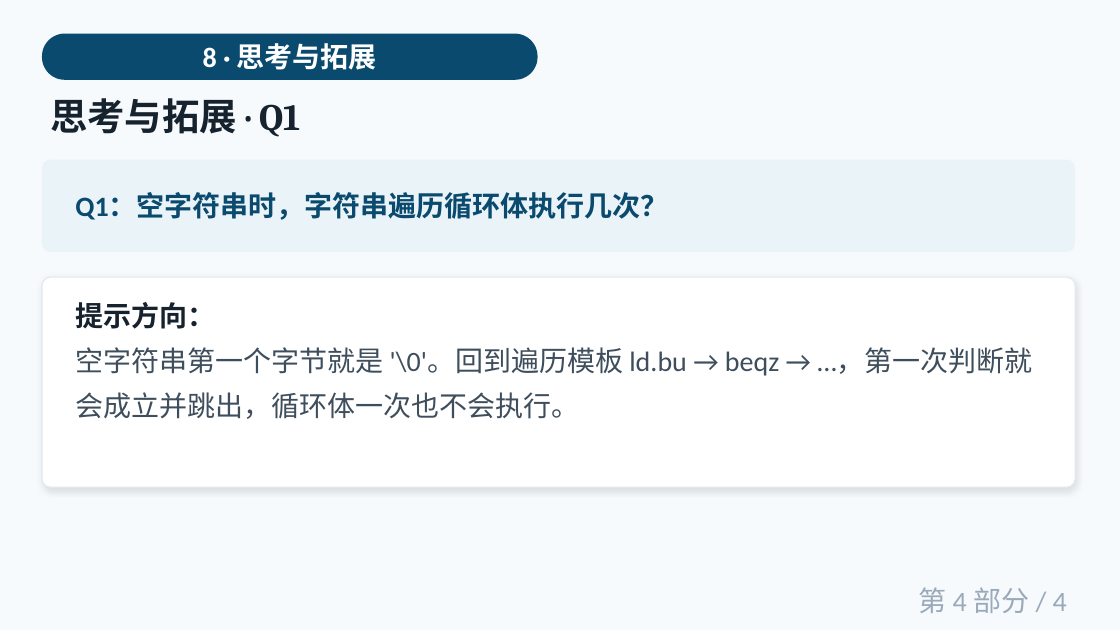
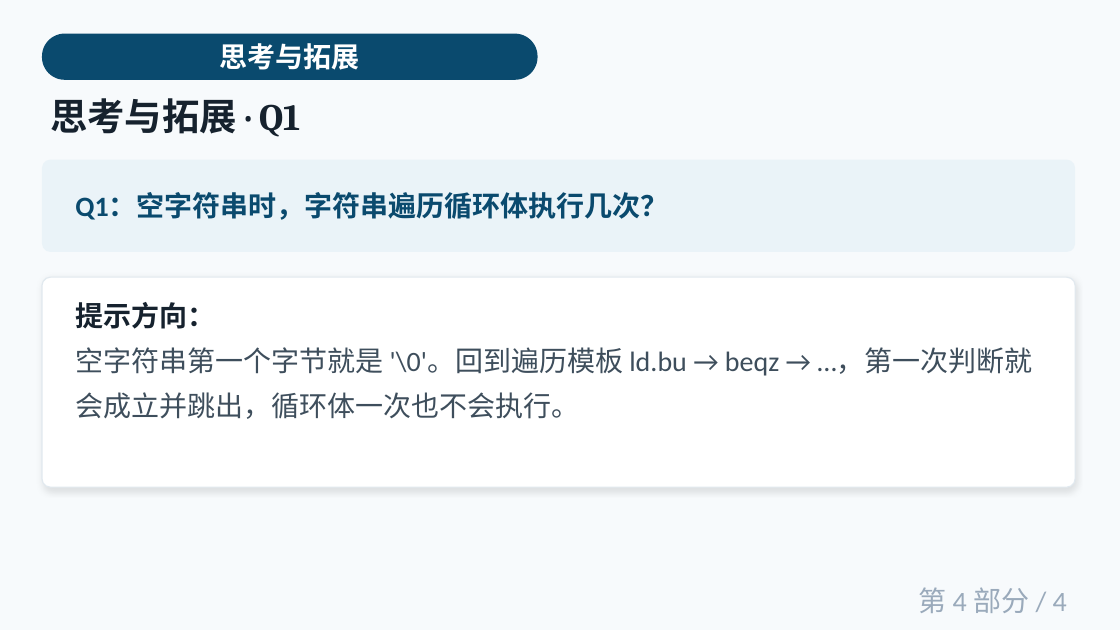
Before and after one commit to cxi218447-byte/miniOS, a slide deck: slide 35 of docs/05/05_branch_loop_course.pptx. Drawn at 1120x630 pixels with LibreOffice and Linux fonts; fonts in the diff are those of the drawing. Boxes give left, top, right and bottom in pixels: in the first picture for what was removed or moved away, otherwise in the second. Text is boxed around its words. In the diff, an @@ line names an element or a change of style, - is before the commit and + after.

```diff
--- a/docs/05/05_branch_loop_course.pptx
+++ b/docs/05/05_branch_loop_course.pptx
@@ text at (220, 43, 360, 70): text changed @@
-8 · 思考与拓展
+思考与拓展
```
Also in this commit, not shown: 7 other slides changed, 3 slides added, 3 slides removed, 21 other files.
